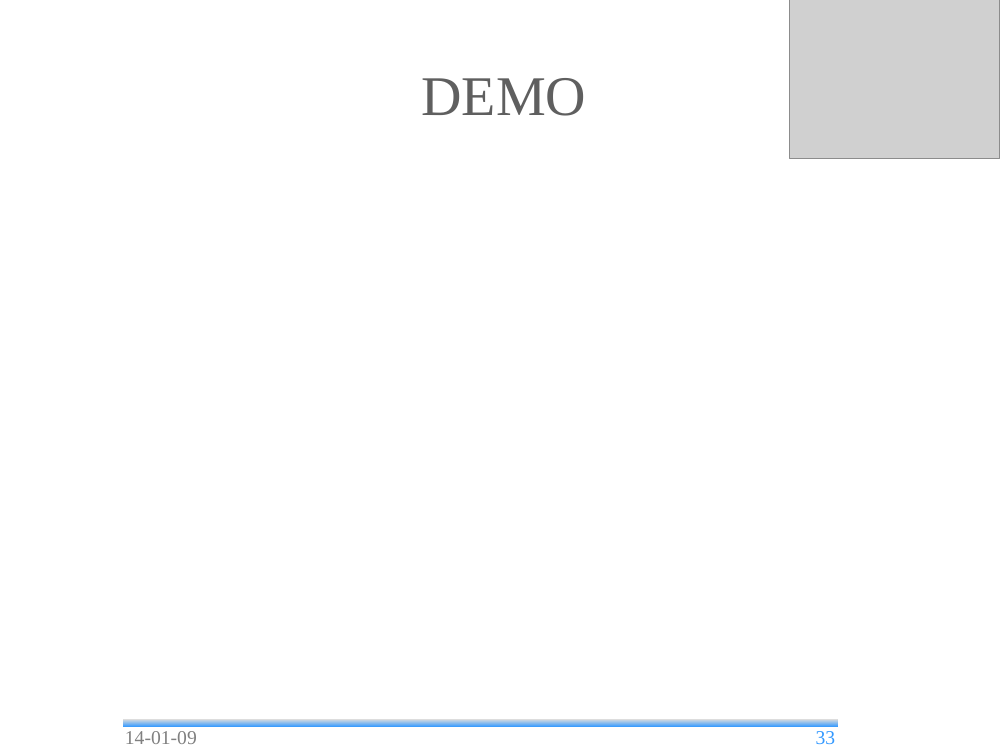
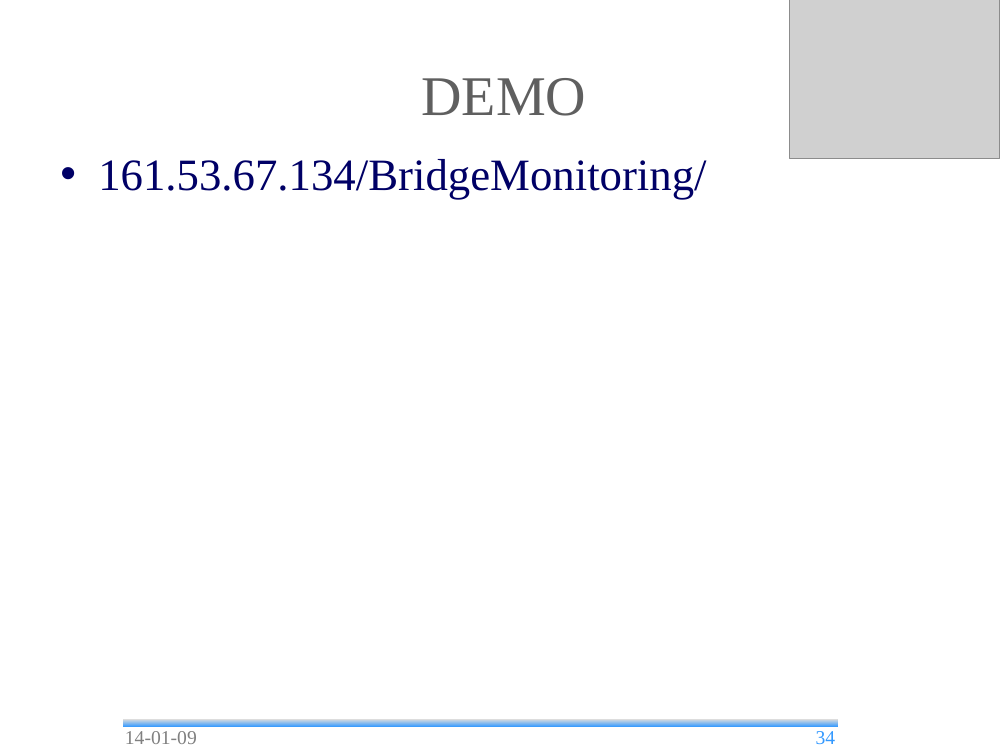
Before and after one commit to andrea-bottoli/DSD, a slide deck: slide 34 of Documentation/Presentations/Final_Presentation.odp (slide 33 before the commit). Drawn at 1008x756 pixels with LibreOffice and Linux fonts; fonts in the diff are those of the drawing; grey boxes stand for pictures; background and template pictures are left out. Boxes give left, top, right and bottom in pixels: in the first picture for what was removed or moved away, otherwise in the second. Text is boxed around its words. In the diff, an @@ line names an element or a change of style, - is before the commit and + after.

```diff
--- a/Documentation/Presentations/Final_Presentation.odp
+++ b/Documentation/Presentations/Final_Presentation.odp
@@ text added at box(98, 159, 706, 200), 32 pt, text #000066 @@
+• 161.53.67.134/BridgeMonitoring/
@@ page number at box(816, 731, 836, 744): text changed @@
-33
+34
```
Also in this commit, not shown: 8 other slides changed, 2 slides added, 1 slide removed, 3 other files.
